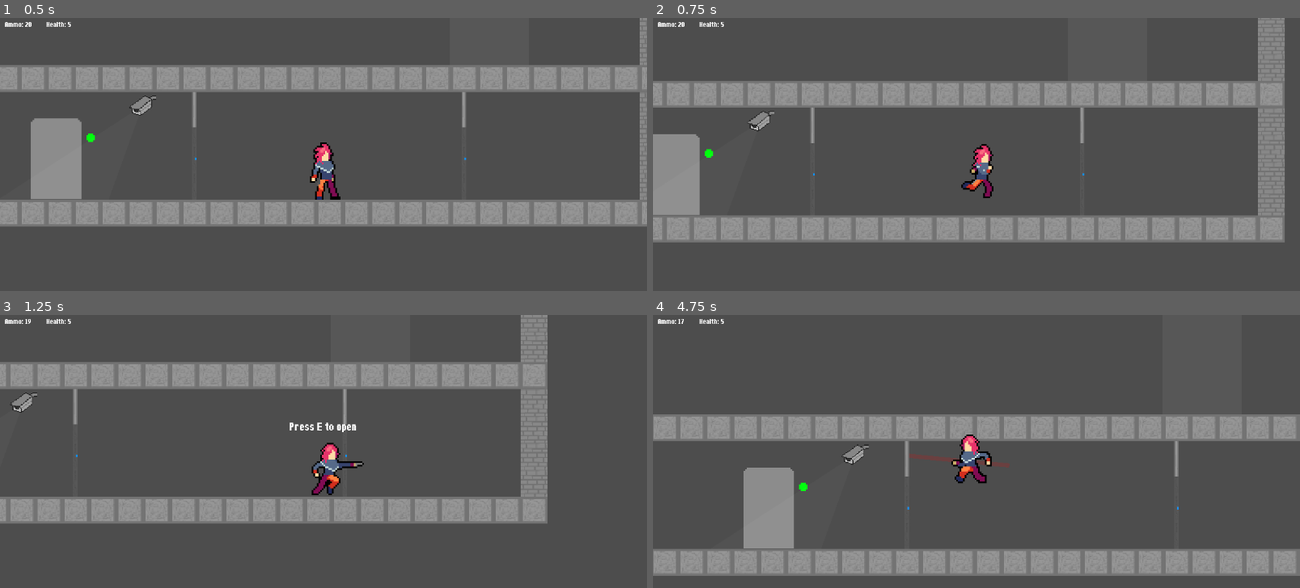
Above: before the commit, frames 1-4 (two rows, left to right).
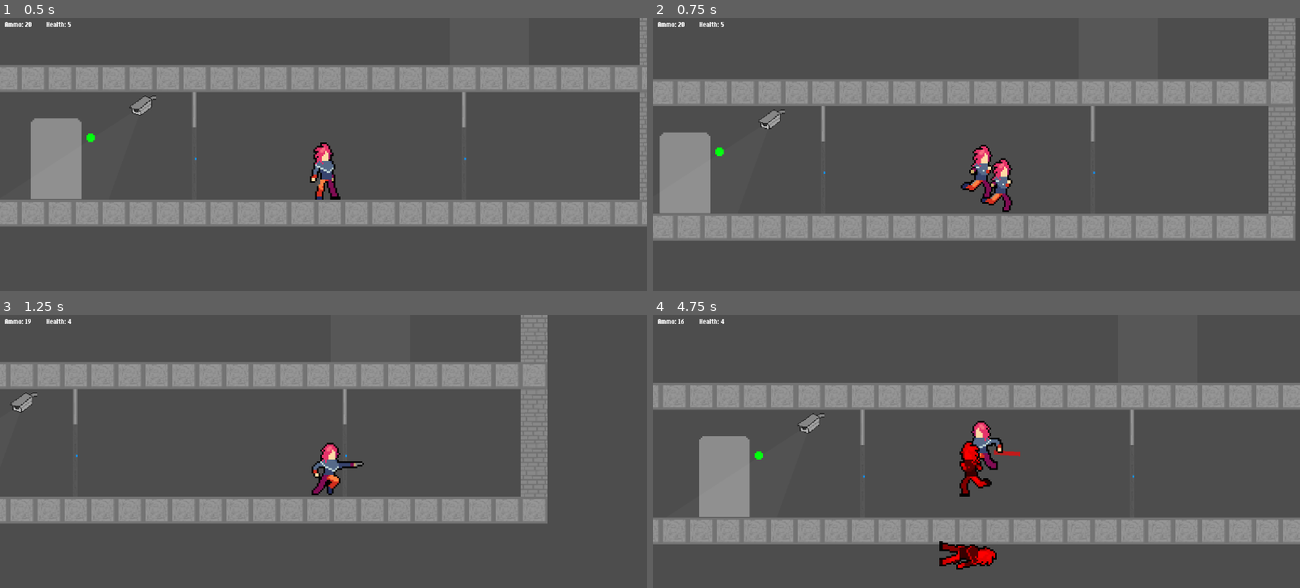
Above: after the commit, the same moments.

Repository: sppmacd/everything-has-to-end
Game: Godot game, scene res://main.tscn
The game is run twice, just before and just after one commit, with the same random seed, the same clock (stepped at 60 frames per second) and the same inputs.
Inputs (mouse positions are in pixels of both pictures, inside the frame that each line leads up to):
- Up to frame 1 (0.5 s): no input
- Up to frame 2 (0.75 s): tap Enter at 0.5 s; move the mouse to (1118, 181) at 0.52 s; hold D from 0.53 s (still down); tap R at 0.6 s; click (1118, 181) at 0.67 s
- Up to frame 3 (1.25 s): keep holding D; tap Space at 0.77 s; tap E at 0.8 s
- Up to frame 4 (4.75 s): tap E at 1.25, 1.35, 2, 2.3, 2.75, 2.85, 3.5, 3.8, 4.25, 4.35 s; move the mouse to (847, 514) at 1.27 s; click (847, 514) at 1.42 s; tap Space at 1.52, 3.02, 3.77, 4.52 s; tap R at 1.55, 2.1, 3.05, 3.6, 4.55 s; move the mouse to (1041, 416) at 2.02 s; release D at 2.03 s; hold A 2.03-2.78 s; click (1041, 416) at 2.17 s; move the mouse to (944, 568) at 2.77 s; hold D 2.78-4.28 s; click (944, 568) at 2.92 s; move the mouse to (1170, 552) at 3.52 s; click (1170, 552) at 3.67 s; move the mouse to (782, 443) at 4.27 s; hold A from 4.28 s (still down); click (782, 443) at 4.42 s

Frame 1 is identical in both runs. In frame 2, 11% of the frame differs, in the area x 0-100%, y 0-83%; in frame 3, 0.2%; in frame 4, 43%, in the area x 0-100%, y 1-96%.

Commit message:
Leave a body after death

Diff:
--- a/entities/player.gd
+++ b/entities/player.gd
@@ -52,10 +52,16 @@
 
 
 func damage(h: int):
+	if health <= 0:
+		return
 	health -= h
 	health_changed.emit()
 	_health_anim.call_deferred()
 	if health <= 0:
+		$Sprite2D.rotate(3.14/2) # lying
+		$Sprite2D.offset = Vector2(50, 0)
+		$Sprite2D.play("idle")
+		$Sprite2D.stop()
 		Main.the.current_level().respawn_player()
 
 func _animation_process(_delta: float) -> void:
@@ -87,6 +93,9 @@
 	$Sprite2D.offset.x = -12 if flipped else 12
 
 func _physics_process(delta: float) -> void:
+	if health <= 0:
+		return
+
 	moving = false
 	if Input.is_key_pressed(KEY_A):
 		velocity.x -= WALKING_SPEED * delta
@@ -119,13 +128,30 @@
 
 
 func _find_usable_objects() -> Array[Node2D]:
-	var area = use_area.get_overlapping_bodies()
-	return area
+	var objects = use_area.get_overlapping_bodies()
+	objects.pop_front() # player
+	return objects
 
 func _label_process(_delta: float) -> void:
 	label_press_e_to_use.visible = len(_find_usable_objects()) > 0
 
+func action_tooltip() -> String:
+	return "Press E to pickup items"
+
+func action_enabled() -> bool:
+	return health <= 0
+
+func action_use(player: Player):
+	print("USE PLAYER ", ammo)
+	player.ammo += self.ammo
+	ammo_changed.emit()
+	queue_free()
+
 func _process(delta: float) -> void:
+	if health <= 0:
+		label_press_e_to_use.visible = false
+		return
+
 	var uo = _find_usable_objects()
 	if len(uo) > 0:
 		if uo[0].action_enabled():
@@ -139,6 +165,8 @@
 	_animation_process(delta)
 
 func _unhandled_key_input(event: InputEvent) -> void:
+	if health <= 0:
+		return
 	if event is InputEventKey:
 		if event.keycode == KEY_E and event.is_pressed() and can_use_objects:
 			var uo = _find_usable_objects()
@@ -164,6 +192,8 @@
 	ammo_changed.emit()
 
 func _unhandled_input(event: InputEvent) -> void:
+	if health <= 0:
+		return
 	if event is InputEventMouseButton:
 		if event.button_index == MOUSE_BUTTON_LEFT and event.pressed:
 			if jumping:
@@ -186,9 +216,13 @@
 				_spawn_shell()
 
 func Punch() -> void:
+	if health <= 0:
+		return
 	punching = true
 	var timer = get_tree().create_timer(PUNCHING_DELAY_SEC)
 	timer.timeout.connect(func(): self.punching = false)
 
 func Speak(text: String) -> void:
+	if health <= 0:
+		return
 	speech_bubble.show_message(text)
--- a/entities/player.tscn
+++ b/entities/player.tscn
@@ -371,7 +371,7 @@
 
 [node name="Player" type="CharacterBody2D"]
 z_index = 1000
-collision_layer = 4
+collision_layer = 6
 script = ExtResource("1_b0kkn")
 
 [node name="Sprite2D" type="AnimatedSprite2D" parent="."]
--- a/levels/level.gd
+++ b/levels/level.gd
@@ -7,7 +7,18 @@
 	return get_node("Player")
 
 func respawn_player():
-	player().position = spawn_point.global_position
+	if player():
+		# Old player, if exists, remains as a body until picked up
+		player().get_node("Camera2D").queue_free()
+		player().name = "PlayerBody"
+
+	# Spawn new player, and move it to spawn position.
+	var player = preload("res://entities/player.tscn").instantiate()
+	player.name = "Player"
+	player.global_position = spawn_point.global_position
+	add_child(player)
+
+	Main.the.on_player_changed()
 
 func _unhandled_key_input(event: InputEvent) -> void:
 	if event is InputEventKey:
--- a/main.gd
+++ b/main.gd
@@ -7,8 +7,9 @@
 func _ready():
 	the = self
 	switch_level(preload("res://levels/level2.tscn").instantiate())
-	_current_level.add_child(preload("res://entities/player.tscn").instantiate())
 	_current_level.respawn_player()
+
+func on_player_changed():
 	$CanvasLayer/Hud.setup(current_level().player())
 
 func current_level():
